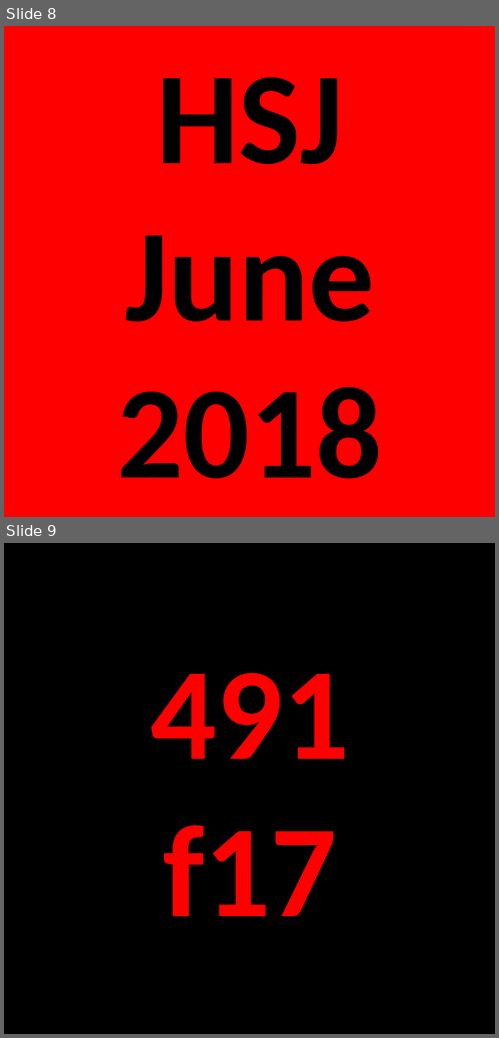
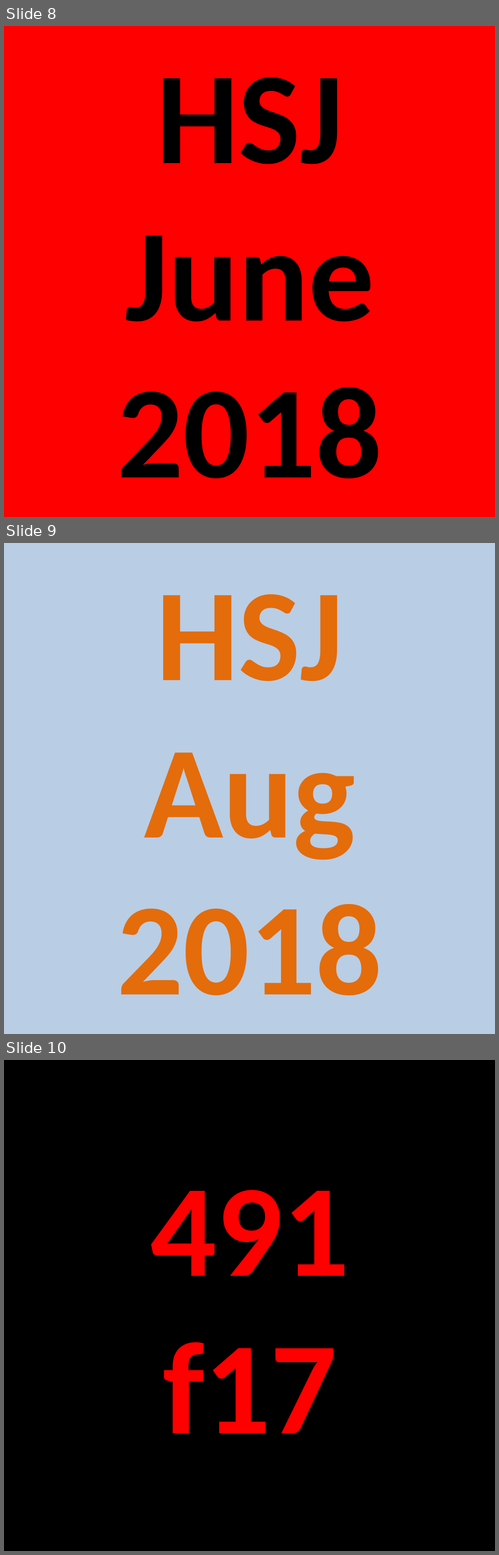
Before and after one commit to hardlystrictlyjerry/hardlystrictlyjerry.github.io, a slide deck: resources/soundcloud.pptx. Shown one above the other, each under a label of ours: slides 8 and 9 before the commit, slides 8, 9 and 10 after it. The pictures are 499x1038 and 499x1555 pixels, drawn with LibreOffice and Linux fonts; fonts in the diff are those of the drawing. Boxes give left, top, right and bottom in pixels: in the first picture for what was removed or moved away, otherwise in the second. Text is boxed around its words. In the diff, an @@ line names an element or a change of style, - is before the commit and + after.

```diff
--- a/resources/soundcloud.pptx
+++ b/resources/soundcloud.pptx
@@ slide 9 added at box(4, 543, 495, 1034), background #B9CDE5 @@
@@ title added at box(117, 594, 382, 996), 96 pt, text #E46C0A, bold @@
+HSJ
+Aug
+2018
@@ what was slide 9 is now slide 10 @@
```
Also in this commit, not shown: 8 other files.
